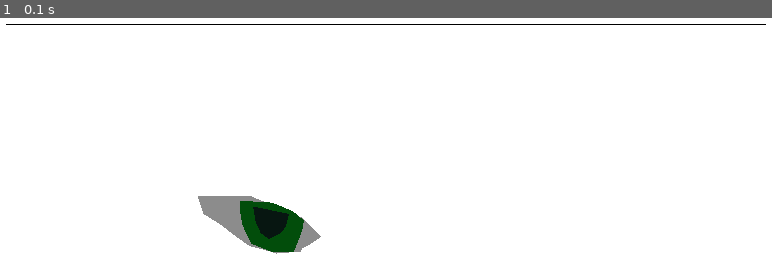
Above: before the commit, frame 1.
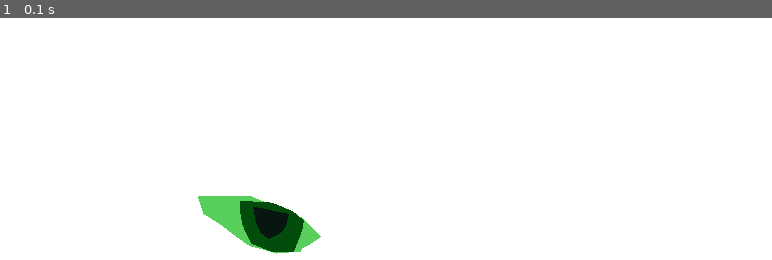
Above: after the commit, the same moment.

Repository: cmf-rep/pygameopengleperi
Game: pygame game, started from main.py
Same seed, same stepped clock (60 frames per second), same inputs: the game is played once before the commit and once after it.
Inputs:
- Up to frame 1 (0.1 s): no input

The runs differ from the first frame. In frame 1, 1.4% of the frame differs, in the area x 0-100%, y 2-98%.

Commit message:
medyo sira na siya hahahaha

Diff:
--- a/deleteimmogad.py
+++ b/deleteimmogad.py
@@ -1,9 +1,10 @@
 import numpy as np
+
 vertices=[]
-for x in np.arange(-10,10.01,0.01):
-    for y in np.arange(10,9.98,-0.01):
-        vertices.extend([x,y])
-eye_vertices = np.array(
-      vertices
-        , dtype=np.float32)
-print(eye_vertices.tolist())
+index=[]
+def passmonga(vert,ind):
+    global vertices, index
+    index=ind
+    vertices=vert
+    print(index)
+    print(vertices)
--- a/main.py
+++ b/main.py
@@ -4,6 +4,7 @@
 import config
 from shader import create_shader_program
 from tefitti import *
+from deleteimmogad import passmonga
 
 def main():
     pygame.init()
@@ -17,7 +18,30 @@
     VAO_wp, EBO_wp, wp_index_count = tefitti_left_eye()
     VAO_iris, EBO_iris, iris_index_count = tefitti_left_iris()
     VAO_pupil, EBO_pupil, pupil_index_count = tefitti_left_pupil()
-    VAO_byline, EBO_byline, byline_index_count = byline()
+    f=0
+    index=[]
+    vertices=[]
+    VAO_byline=None
+    EBO_byline=None
+    byline_index_count=None
+
+    for x in np.arange(-10,10.02,0.02):
+        for y in np.arange(10,9.96,-0.02):
+            index.extend([f])
+            vertices.extend([x,y])
+            f+=1
+            if x<=8.6 and y>=9.98:
+                r=0.353
+                g=0.851
+                b=0.988
+            else:
+                r=0.129
+                g=0.682
+                b=0.392
+            if f==3:
+                passmonga(vertices,index)
+                VAO_byline, EBO_byline, byline_index_count = byline()
+
 
     glUseProgram(shader_program)
     scale_loc=glGetUniformLocation(shader_program,"scale")
@@ -40,7 +64,7 @@
 
         glUniform1f(scale_loc,scale)
 
-        glUniform3f(color_loc,0.55, 0.55, 0.55)
+        glUniform3f(color_loc,0.345, 0.812, 0.353)
         glBindVertexArray(VAO_wp)
         glDrawElements(GL_TRIANGLE_FAN, wp_index_count, GL_UNSIGNED_INT, None)
 
@@ -52,9 +76,9 @@
         glBindVertexArray(VAO_pupil)
         glDrawElements(GL_TRIANGLE_FAN, pupil_index_count, GL_UNSIGNED_INT, None)
 
-        glUniform3f(color_loc,0, 0, 0)
+        glUniform3f(color_loc,0,0,0)
         glBindVertexArray(VAO_byline)
-        glDrawElements(GL_TRIANGLE_STRIP, byline_index_count, GL_UNSIGNED_INT, None)
+        glDrawElements(GL_TRIANGLES, byline_index_count, GL_UNSIGNED_INT, None)
 
         glBindVertexArray(0)
         pygame.display.flip()
--- a/tefitti.py
+++ b/tefitti.py
@@ -1,6 +1,7 @@
 from OpenGL.GL import *
 import numpy as np
 import ctypes
+import deleteimmogad
 
 def tefitti_left_eye():
     eye_vertices = np.array([
@@ -149,20 +150,12 @@
 
 def byline ():
 
-    f=0
-    index=[]
-    vertices=[]
-    for x in np.arange(-10,10.02,0.02):
-        for y in np.arange(10,9.96,-0.02):
-            index.extend([f])
-            vertices.extend([x,y])
-            f+=1
     eye_vertices = np.array(
-      vertices
+      deleteimmogad.vertices
         , dtype=np.float32)
 
     indices = np.array(
-        index, dtype=np.uint32)
+        deleteimmogad.index, dtype=np.uint32)
 
     VAO = glGenVertexArrays(1)
     VBO = glGenBuffers(1)
